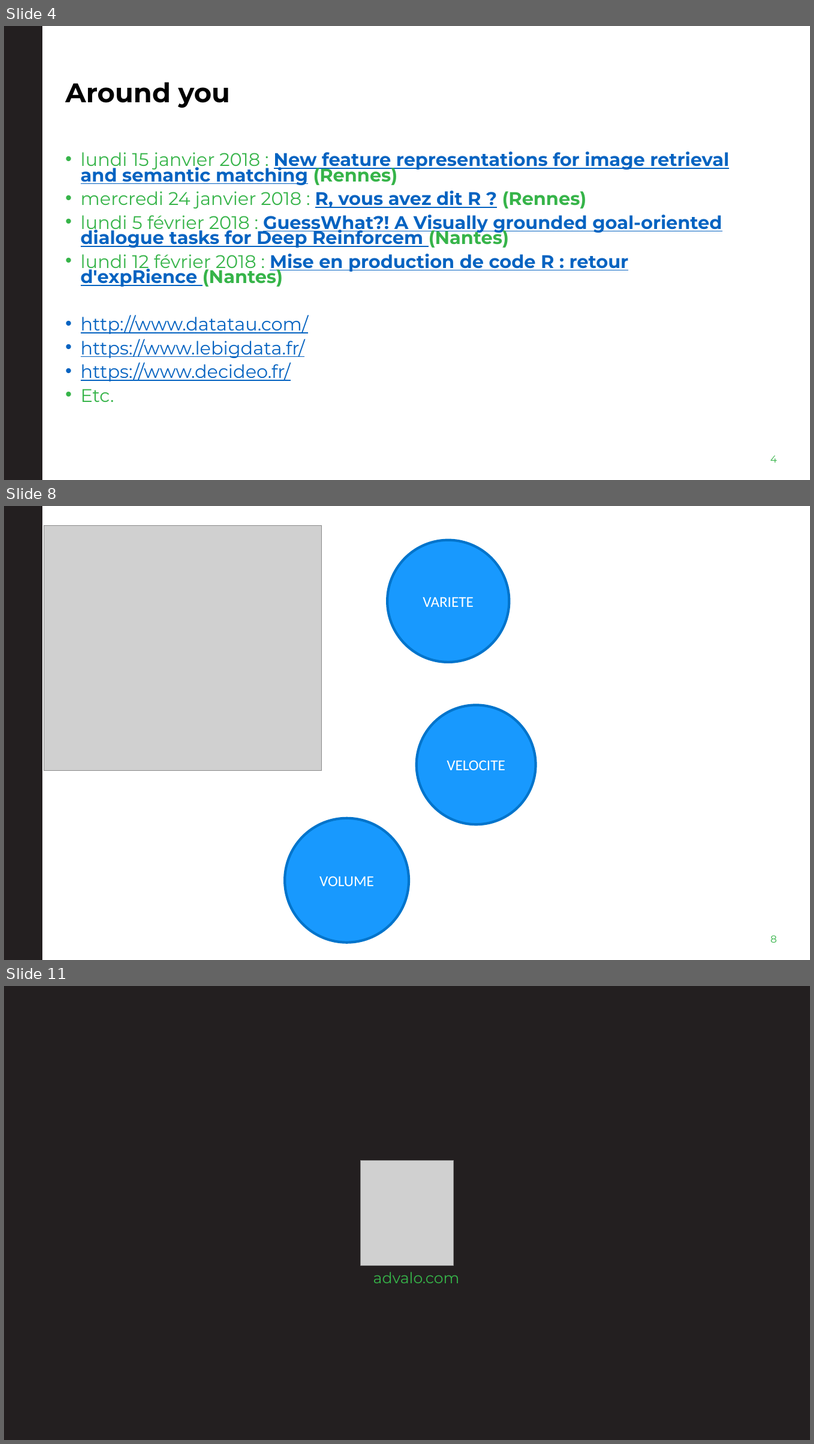
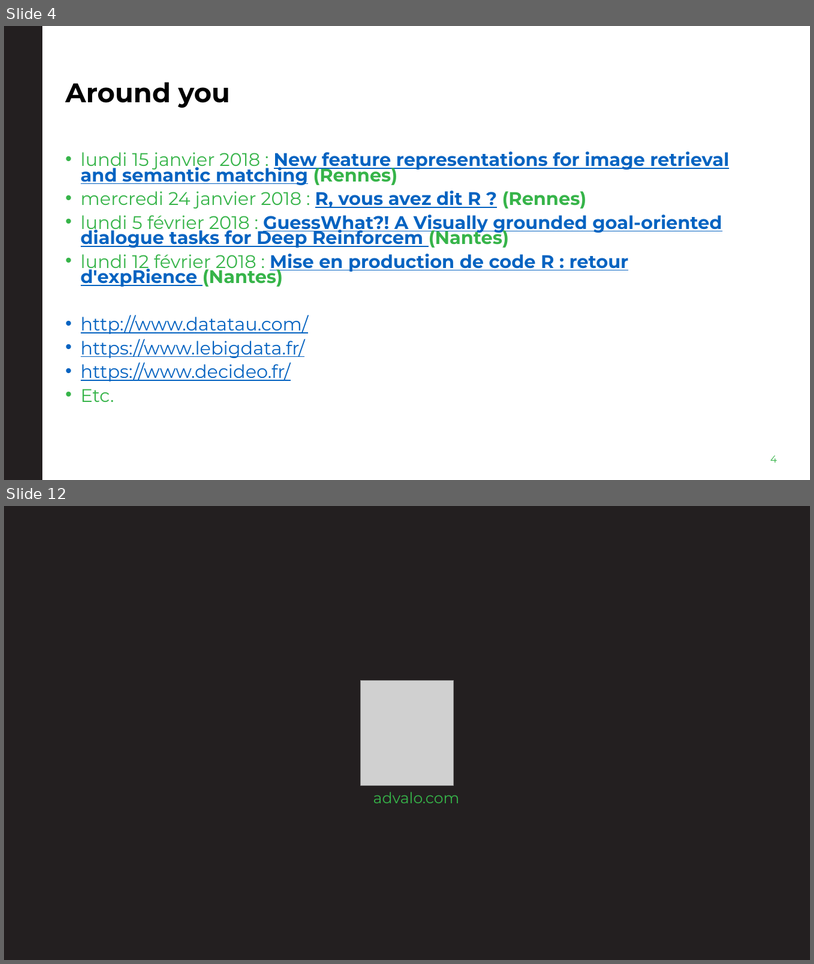
Before and after one commit to cBremardAdvalo/SeminarPigHive, a slide deck: Documents/Présentation2018/SéminairePigHive2018.pptx. Shown one above the other, each under a label of ours: slides 4, 8 and 11 before the commit, slides 4 and 12 after it; the slides between them are not shown. The pictures are 814x1444 and 814x964 pixels, drawn with LibreOffice and Linux fonts; fonts in the diff are those of the drawing; grey boxes stand for pictures; background and template pictures are left out. Boxes give left, top, right and bottom in pixels: in the first picture for what was removed or moved away, otherwise in the second. Text is boxed around its words. In the diff, an @@ line names an element or a change of style, - is before the commit and + after.

```diff
--- a/Documents/Présentation2018/SéminairePigHive2018.pptx
+++ b/Documents/Présentation2018/SéminairePigHive2018.pptx
@@ slide 8 removed at (4,506,810,960), background picture (left out); not listed: 1 template element that a slide beside it also shows @@
@@ picture removed at (44,525,322,771) @@
@@ ellipse removed at (387,540,510,662) @@
-VARIETE
@@ ellipse removed at (417,705,536,824) @@
-VELOCITE
@@ ellipse removed at (285,818,409,942) @@
-VOLUME
@@ page number removed at (771,935,777,942) @@
-8
@@ what was slide 11 is now slide 12 @@
```
Also in this commit, not shown: 1 slide changed, 6 slides added, 4 other slides removed.
